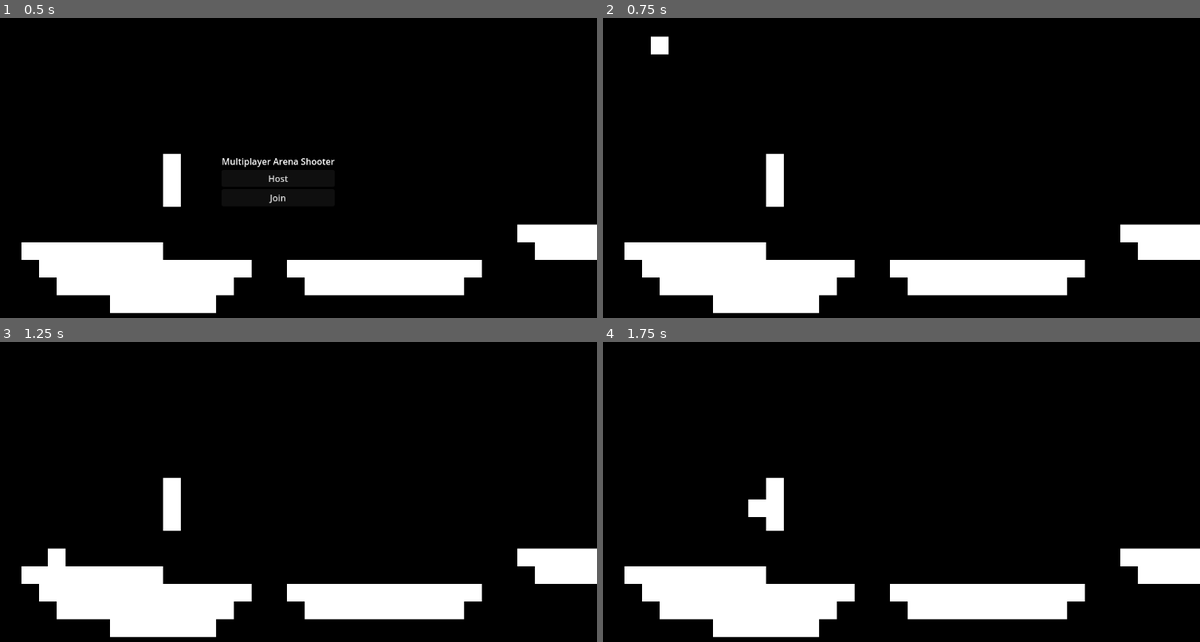
Above: before the commit, frames 1-4 (two rows, left to right).
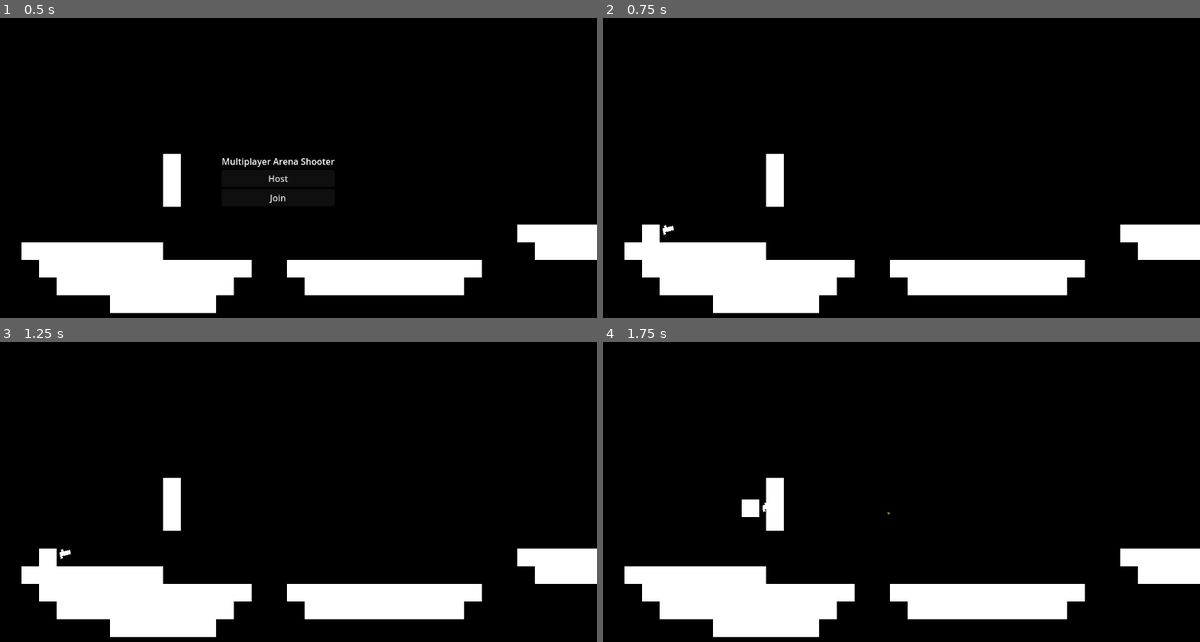
Above: after the commit, the same moments.

Repository: SchipDev/Godot-Multiplayer-Roguelike
Game: Godot game, scene res://game.tscn
Two runs of this game, one before a commit and one after it. Both use one fixed random seed, a clock stepped at 60 frames per second and the inputs below.
Inputs (mouse positions are in pixels of both pictures, inside the frame that each line leads up to):
- Up to frame 1 (0.5 s): no input
- Up to frame 2 (0.75 s): click "Host" at 0.5 s
- Up to frame 3 (1.25 s): no input
- Up to frame 4 (1.75 s): move the mouse to (1020, 486) at 1.27 s; hold D (right) from 1.28 s (still down); click (1020, 486) at 1.35 s; tap Space (jump) at 1.52, 1.55 s

Frame 1 is identical in both runs. In frame 2, 0.4% of the frame differs, in the area x 6-12%, y 6-75%; in frame 3, 0.2%; in frame 4, 0.1%.

Commit message:
Added basic projectile functionallity and replication support for ENet multiplayer, also made changes to git ignore to try and fix tracking issues

Diff:
--- a/game.gd
+++ b/game.gd
@@ -1,3 +1,4 @@
+class_name Game
 extends Node
 
 @onready var multiplayer_ui = $UI/Multiplayer
@@ -6,6 +7,10 @@
 const PLAYER_SCENE = preload("res://player/player.tscn")
 
 var peer = ENetMultiplayerPeer.new()
+var players: Array[Player] = []
+
+func _ready() -> void:
+	$MultiplayerSpawner.spawn_function = add_player
 
 func _on_host_pressed() -> void:
 	peer.create_server(DEFAULT_PORT)
@@ -14,10 +19,10 @@
 	multiplayer.peer_connected.connect(
 		func(pid):
 			print("Peer " + str(pid) + " has joined the game!")
-			add_player(pid)
+			$MultiplayerSpawner.spawn(pid)
 	)
 
-	add_player(multiplayer.get_unique_id())
+	$MultiplayerSpawner.spawn(multiplayer.get_unique_id())
 	multiplayer_ui.hide()
 
 
@@ -30,5 +35,9 @@
 func add_player(pid):
 	var player = PLAYER_SCENE.instantiate()
 	player.name = str(pid)
-	add_child(player)
-	print("Player", pid, "spawned at:", player.position)
+	player.global_position = $Level.get_child(players.size()).global_position
+	players.append(player)
+	return player
+
+func get_random_spawn_point():
+	return $Level.get_children().pick_random().global_position
--- a/game.tscn
+++ b/game.tscn
@@ -18,9 +18,21 @@
 [node name="Game" type="Node"]
 script = ExtResource("1_feb5d")
 
-[node name="TileMapLayer" type="TileMapLayer" parent="."]
+[node name="Level" type="TileMapLayer" parent="."]
 tile_map_data = PackedByteArray("AAANAA4AAAAAAAAAAAAOAA4AAAAAAAAAAAAPAA4AAAAAAAAAAAAQAA4AAAAAAAAAAAARAA4AAAAAAAAAAAASAA …(1296 unchanged characters)…
 tile_set = SubResource("TileSet_feb5d")
+
+[node name="SpawnPoint1" type="Marker2D" parent="Level"]
+position = Vector2(-4, 93)
+
+[node name="SpawnPoint2" type="Marker2D" parent="Level"]
+position = Vector2(76, 96)
+
+[node name="SpawnPoint3" type="Marker2D" parent="Level"]
+position = Vector2(174, 97)
+
+[node name="SpawnPoint4" type="Marker2D" parent="Level"]
+position = Vector2(221, 81)
 
 [node name="Camera2D" type="Camera2D" parent="."]
 position = Vector2(100, 76)
--- /dev/null
+++ b/player/bullet.gd
@@ -0,0 +1,20 @@
+extends Area2D
+
+var BULLET_SPEED = 250
+var BULLET_DAMAGE = 25
+
+func _physics_process(delta: float) -> void:
+	position += transform.x * BULLET_SPEED * delta
+
+
+
+func _on_body_entered(body: Node2D) -> void:
+	if !is_multiplayer_authority():
+		return
+	if body.has_method("apply_damage"):
+		body.apply_damage.rpc_id(body.get_multiplayer_authority(), BULLET_DAMAGE)
+	destroy_bullet.rpc()
+
+@rpc("call_local")
+func destroy_bullet():
+	queue_free()
--- /dev/null
+++ b/player/bullet.tscn
@@ -0,0 +1,21 @@
+[gd_scene load_steps=4 format=3 uid="uid://b06ixd1hsjju3"]
+
+[ext_resource type="Texture2D" uid="uid://jsmjkcxwdg8r" path="res://player/player.png" id="1_1y6ct"]
+[ext_resource type="Script" uid="uid://c3gfc8ojar72s" path="res://player/bullet.gd" id="1_j40gx"]
+
+[sub_resource type="RectangleShape2D" id="RectangleShape2D_boyjm"]
+size = Vector2(1, 1)
+
+[node name="Bullet" type="Area2D"]
+script = ExtResource("1_j40gx")
+
+[node name="Sprite2D" type="Sprite2D" parent="."]
+modulate = Color(0.458334, 0.538952, 0.166434, 1)
+texture = ExtResource("1_1y6ct")
+region_enabled = true
+region_rect = Rect2(0, 0, 1, 1)
+
+[node name="CollisionShape2D" type="CollisionShape2D" parent="."]
+shape = SubResource("RectangleShape2D_boyjm")
+
+[connection signal="body_entered" from="." to="." method="_on_body_entered"]
--- a/player/player.gd
+++ b/player/player.gd
@@ -1,8 +1,14 @@
+class_name Player
 extends CharacterBody2D
 
+@onready var game: Game = get_parent()
 
 const SPEED = 100.0
 const JUMP_VELOCITY = -200.0
+const MAX_HEALTH = 100
+const BULLET = preload("res://player/bullet.tscn")
+
+var current_health = MAX_HEALTH
 
 func _enter_tree() -> void:
 	set_multiplayer_authority(int(str(name)))
@@ -15,6 +21,15 @@
 	if !is_multiplayer_authority():
 		return
 
+	$GunContainer.look_at(get_global_mouse_position())
+	if get_global_mouse_position().x < global_position.x:
+		$GunContainer/GunSprite.flip_v = true
+	else:
+		$GunContainer/GunSprite.flip_v = false
+
+	if Input.is_action_just_pressed("shoot"):
+		shoot.rpc(multiplayer.get_unique_id())
+
 	# Add the gravity.
 	if not is_on_floor():
 		velocity += get_gravity() * delta
@@ -22,7 +37,6 @@
 	# Handle jump.
 	if Input.is_action_just_pressed("jump") and is_on_floor():
 		velocity.y = JUMP_VELOCITY
-		print("Jump!")
 
 	# Get the input direction and handle the movement/deceleration.
 	# As good practice, you should replace UI actions with custom gameplay actions.
@@ -33,3 +47,17 @@
 		velocity.x = move_toward(velocity.x, 0, SPEED)
 
 	move_and_slide()
+
+@rpc("call_local")
+func shoot(shooter_pid):
+	var bullet = BULLET.instantiate()
+	bullet.set_multiplayer_authority(shooter_pid)
+	get_parent().add_child(bullet)
+	bullet.transform = $GunContainer/GunSprite/ProjectileSpawnPoint.global_transform
+
+@rpc("any_peer")
+func apply_damage(damage: int) -> void:
+	current_health -= damage
+	if current_health <= 0:
+		current_health = MAX_HEALTH
+		global_position = game.get_random_spawn_point()
--- a/player/player.tscn
+++ b/player/player.tscn
@@ -1,7 +1,8 @@
-[gd_scene load_steps=5 format=3 uid="uid://b78s35jvtkhaw"]
+[gd_scene load_steps=6 format=3 uid="uid://b78s35jvtkhaw"]
 
 [ext_resource type="Script" uid="uid://4nj0cnv0b45w" path="res://player/player.gd" id="1_rkbax"]
 [ext_resource type="Texture2D" uid="uid://jsmjkcxwdg8r" path="res://player/player.png" id="2_g1dw6"]
+[ext_resource type="Texture2D" uid="uid://cr6s6uq7a6fi2" path="res://player/gun.png" id="3_g1dw6"]
 
 [sub_resource type="RectangleShape2D" id="RectangleShape2D_yw30f"]
 size = Vector2(8, 8)
@@ -10,6 +11,12 @@
 properties/0/path = NodePath(".:position")
 properties/0/spawn = true
 properties/0/replication_mode = 1
+properties/1/path = NodePath("GunContainer:rotation")
+properties/1/spawn = true
+properties/1/replication_mode = 1
+properties/2/path = NodePath("GunContainer/GunSprite:flip_v")
+properties/2/spawn = true
+properties/2/replication_mode = 1
 
 [node name="player" type="CharacterBody2D"]
 script = ExtResource("1_rkbax")
@@ -22,3 +29,12 @@
 
 [node name="MultiplayerSynchronizer" type="MultiplayerSynchronizer" parent="."]
 replication_config = SubResource("SceneReplicationConfig_rkbax")
+
+[node name="GunContainer" type="Node2D" parent="."]
+
+[node name="GunSprite" type="Sprite2D" parent="GunContainer"]
+position = Vector2(8, 0)
+texture = ExtResource("3_g1dw6")
+
+[node name="ProjectileSpawnPoint" type="Marker2D" parent="GunContainer/GunSprite"]
+position = Vector2(3, 0)
Not shown, added: player/bullet.gd.uid
Not shown, changed: .gitignore
